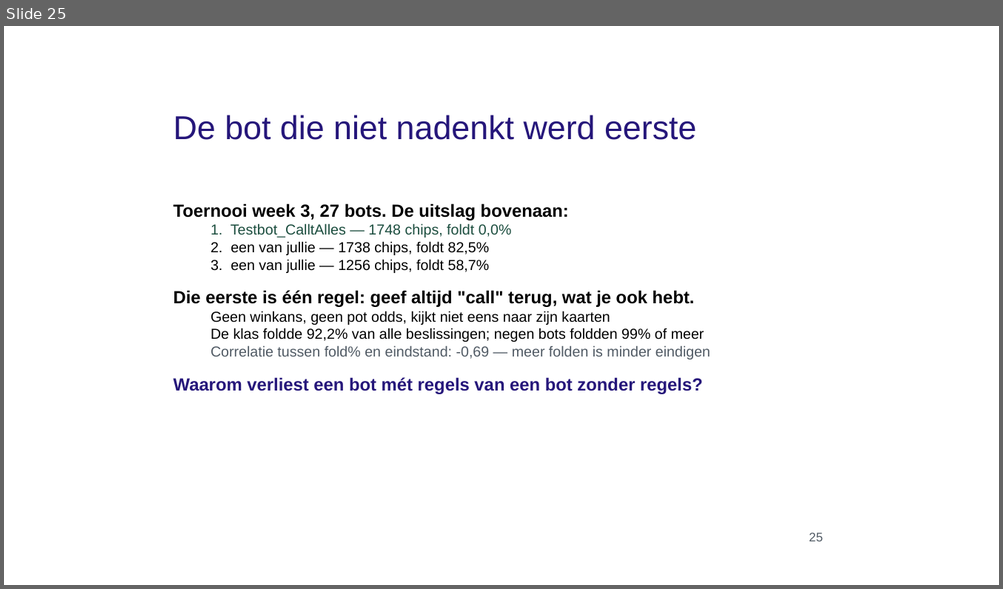
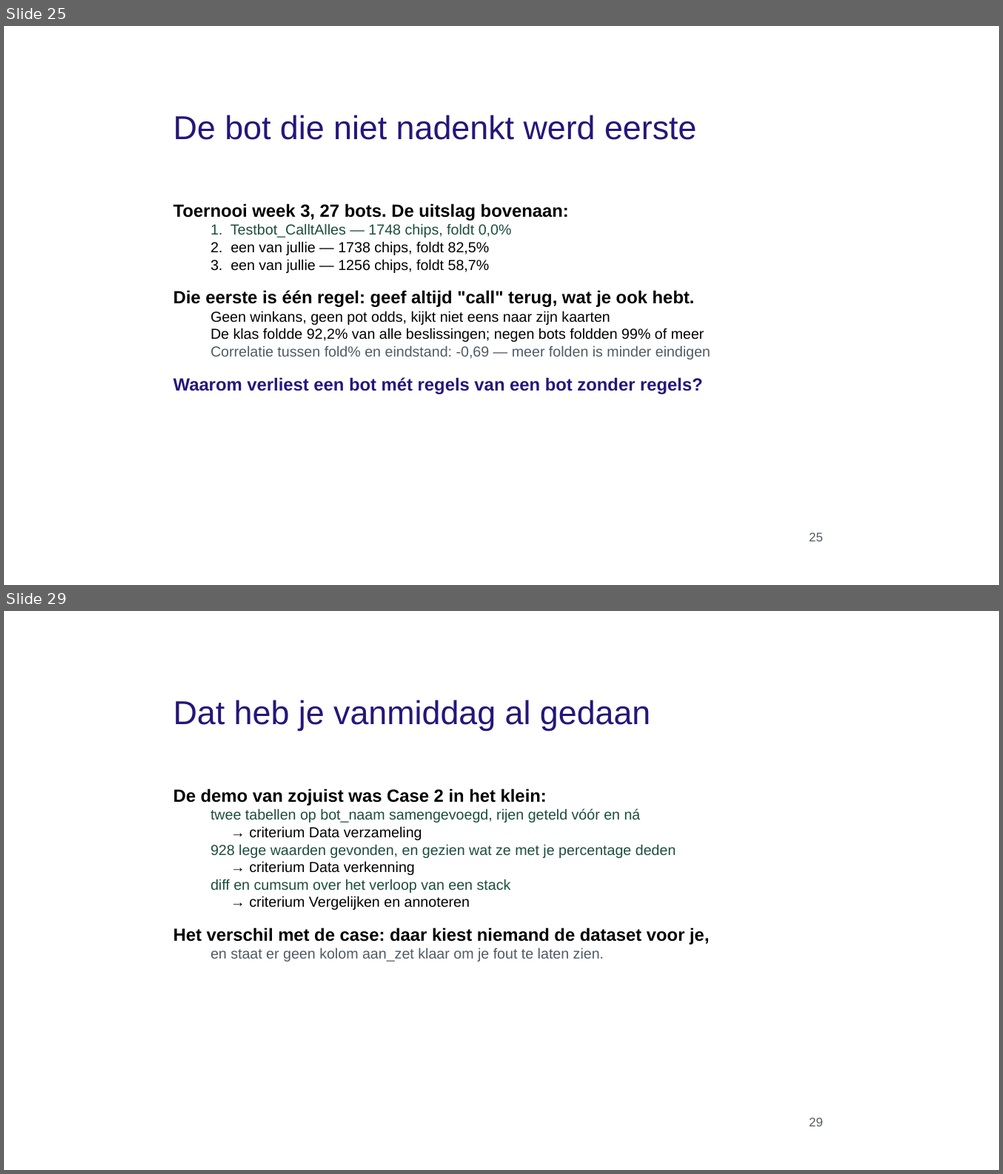
Before and after one commit to finturion/poker-analytics-challenge, a slide deck: powerpoints/hoorcollege/03_Exploring_Manipulating_Data_aangevuld.pptx. Shown one above the other, each under a label of ours: slide 25 before the commit, slides 25 and 29 after it; the slides between them are not shown. The pictures are 1003x589 and 1003x1174 pixels, drawn with LibreOffice and Linux fonts; fonts in the diff are those of the drawing; background and template pictures are left out. Boxes give left, top, right and bottom in pixels: in the first picture for what was removed or moved away, otherwise in the second. Text is boxed around its words. In the diff, an @@ line names an element or a change of style, - is before the commit and + after.

```diff
--- a/powerpoints/hoorcollege/03_Exploring_Manipulating_Data_aangevuld.pptx
+++ b/powerpoints/hoorcollege/03_Exploring_Manipulating_Data_aangevuld.pptx
@@ slide 29 added at bbox=[4, 611, 999, 1170], background picture (left out) @@
@@ text added at bbox=[173, 700, 650, 731], 32 pt, text #25167A @@
+Dat heb je vanmiddag al gedaan
@@ text added at bbox=[173, 789, 708, 962], 14 pt, text #000000 @@
+De demo van zojuist was Case 2 in het klein:
+  twee tabellen op bot_naam samengevoegd, rijen geteld vóór en ná
+  → criterium Data verzameling
+  928 lege waarden gevonden, en gezien wat ze met je percentage deden
+  → criterium Data verkenning
+  diff en cumsum over het verloop van een stack
+  → criterium Vergelijken en annoteren
+Het verschil met de case: daar kiest niemand de dataset voor je,
+  en staat er geen kolom aan_zet klaar om je fout te laten zien.
@@ text added at bbox=[808, 1118, 822, 1127], 12 pt, text #505A64 @@
+29
```
Also in this commit, not shown: 1 slide changed, 3 other slides added, 3 other files.
